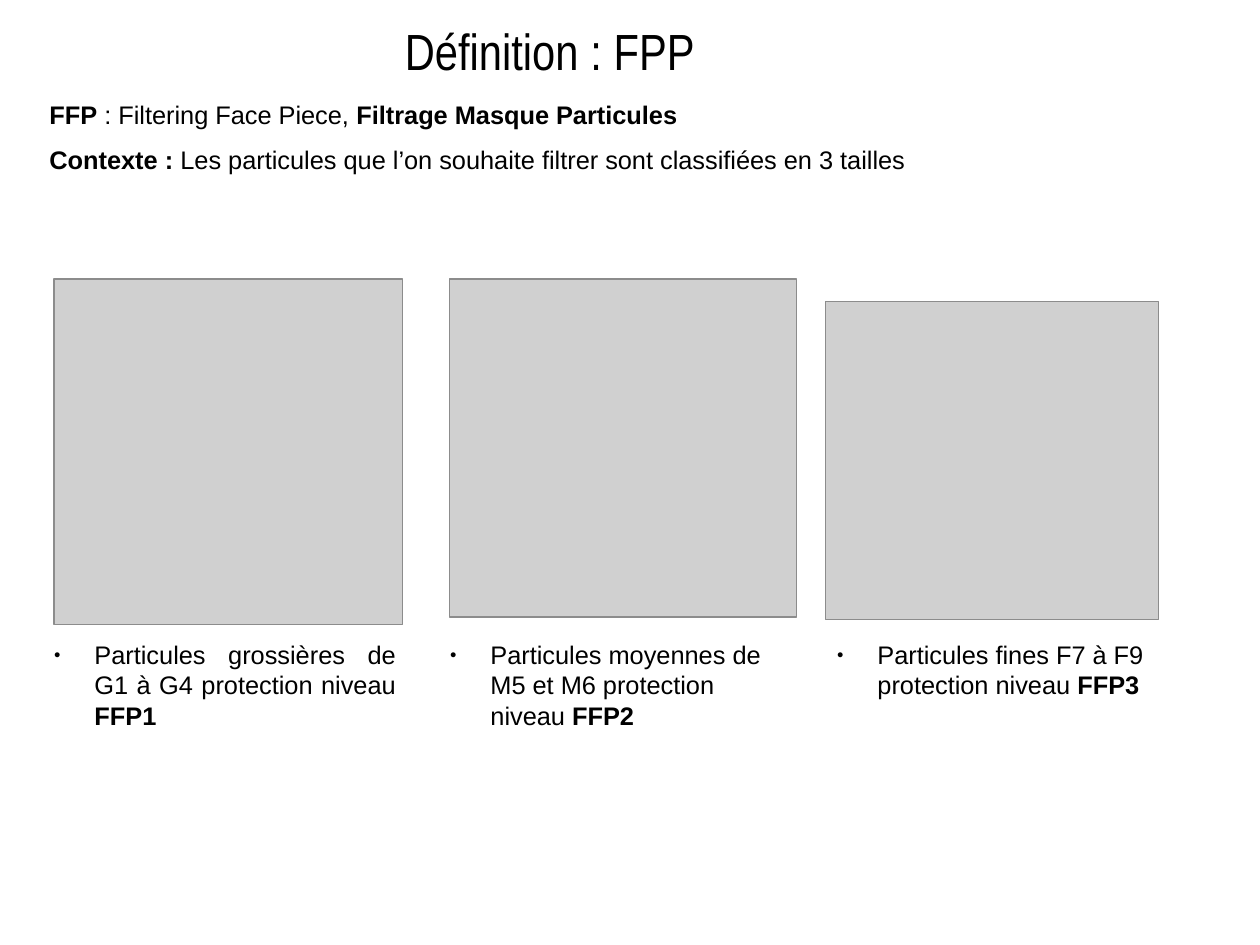
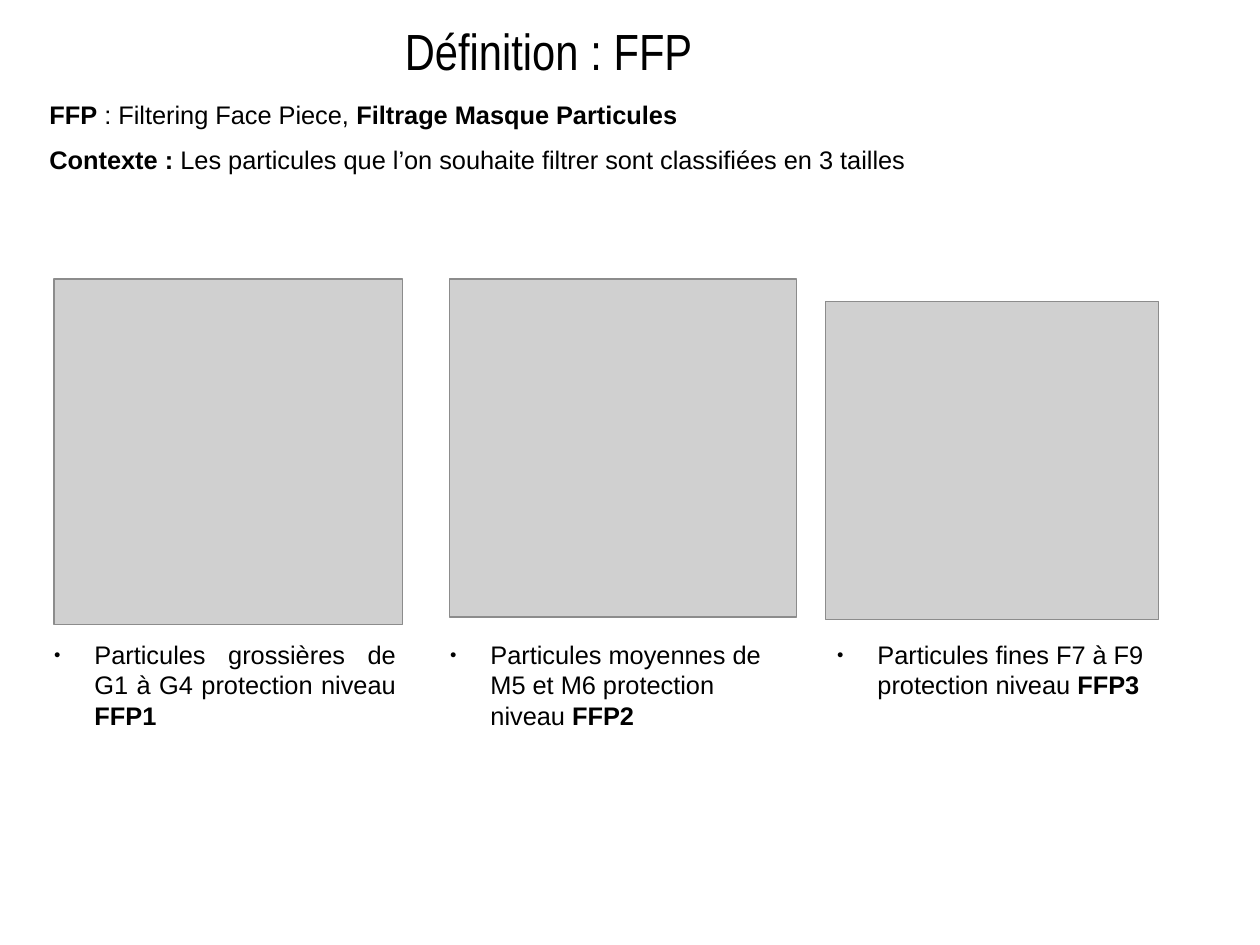
Before and after one commit to Evarisk/bibliotheque-media-risque, a slide deck: slide 2 of causerie/produits-emissions-dechets/les-fondamentaux_masques-poussieres-FFPX/les-fondamentaux_masques-particules-FFPX.odp. Drawn at 1260x945 pixels with LibreOffice and Linux fonts; fonts in the diff are those of the drawing; grey boxes stand for pictures; background and template pictures are left out. Boxes give left, top, right and bottom in pixels: in the first picture for what was removed or moved away, otherwise in the second. Text is boxed around its words. In the diff, an @@ line names an element or a change of style, - is before the commit and + after.

```diff
--- a/causerie/produits-emissions-dechets/les-fondamentaux_masques-poussieres-FFPX/les-fondamentaux_masques-particules-FFPX.odp
+++ b/causerie/produits-emissions-dechets/les-fondamentaux_masques-poussieres-FFPX/les-fondamentaux_masques-particules-FFPX.odp
@@ title at (405,32,693,71): text changed @@
-Définition : FPP
+Définition : FFP
```
Also in this commit, not shown: 5 other slides changed, 1 other file.
